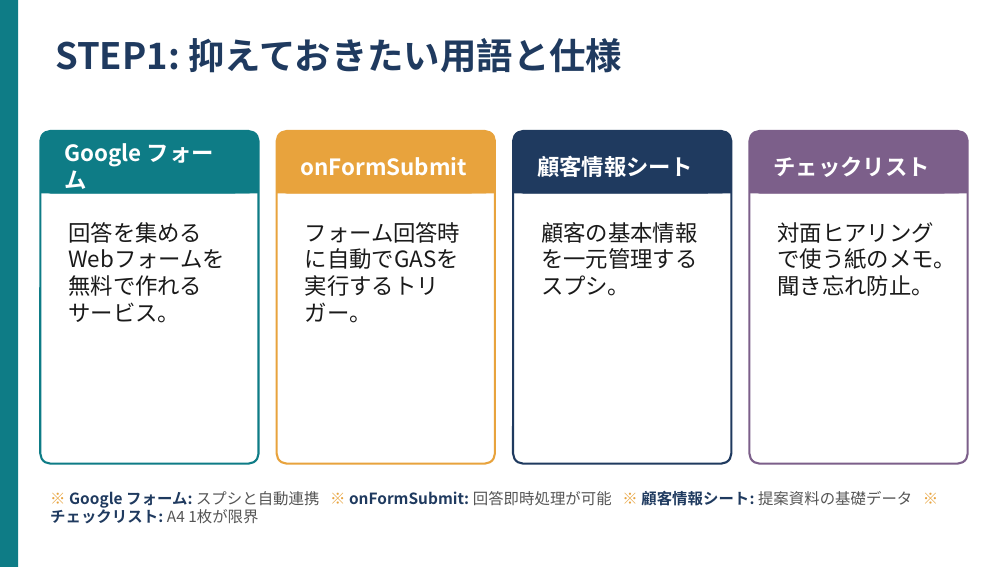
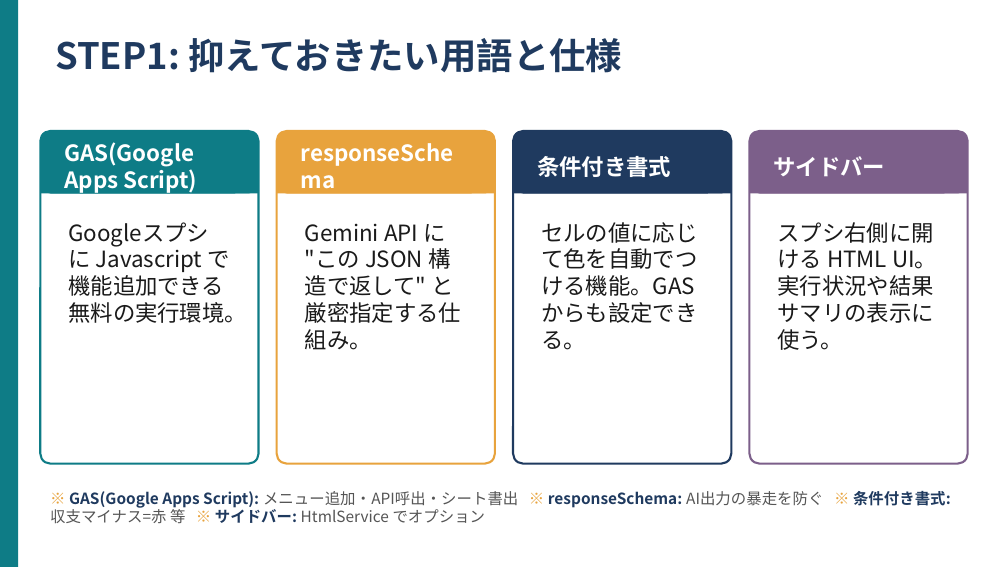
Before and after one commit to kana-story-321/github.io, a slide deck: slide 3 of lecture_pptx/out/s17/ワーク02.pptx. Drawn at 1008x567 pixels with LibreOffice and Linux fonts; fonts in the diff are those of the drawing. Boxes give left, top, right and bottom in pixels: in the first picture for what was removed or moved away, otherwise in the second. Text is boxed around its words. In the diff, an @@ line names an element or a change of style, - is before the commit and + after.

```diff
--- a/lecture_pptx/out/s17/ワーク02.pptx
+++ b/lecture_pptx/out/s17/ワーク02.pptx
@@ text at (64,142,197,194): text changed @@
-Google フォーム
+GAS(Google Apps Script)
@@ text at (301,157,467,176): text changed @@
-onFormSubmit
+responseSchema
@@ text at (537,156,671,177): text changed @@
-顧客情報シート
+条件付き書式
@@ text at (773,156,885,177): text changed @@
-チェックリスト
+サイドバー
@@ text at (305,223,461,350): text changed @@
-フォーム回答時に自動でGASを実行するトリガー。
+Gemini API に "この JSON 構造で返して" と厳密指定する仕組み。
@@ text at (541,222,697,350): text changed @@
-顧客の基本情報を一元管理するスプシ。
+セルの値に応じて色を自動でつける機能。GAS からも設定できる。
@@ text at (778,222,937,350): text changed @@
-対面ヒアリングで使う紙のメモ。聞き忘れ防止。
+スプシ右側に開ける HTML UI。実行状況や結果サマリの表示に使う。
@@ text at (68,245,247,323): text changed @@
-回答を集めるWebフォームを無料で作れるサービス。
+Googleスプシに Javascript で機能追加できる無料の実行環境。
@@ text at (50,491,951,523): text changed; text colour #1F3A5F to #555555 @@
-※ Google フォーム: スプシと自動連携 ※ onFormSubmit: 回答即時処理が可能 ※ 顧客情報シート: 提案資料の基礎データ ※ チェックリスト: A4 1枚が限界
+※ GAS(Google Apps Script): メニュー追加・API呼出・シート書出 ※ responseSchema: AI出力の暴走を防ぐ ※ 条件付き書式: 収支マイナス=赤 等 ※ サイドバー: HtmlService でオプション
```
Also in this commit, not shown: 7 other slides changed, 10 other files.
